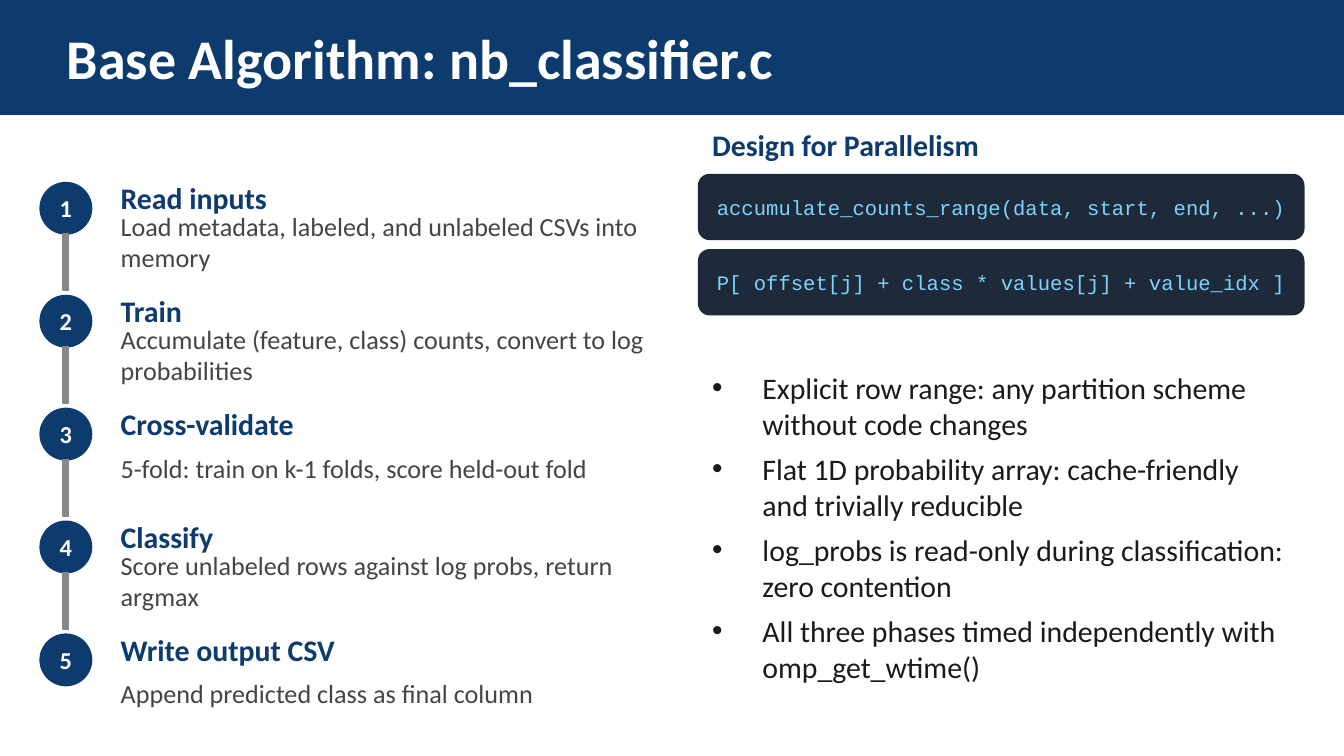
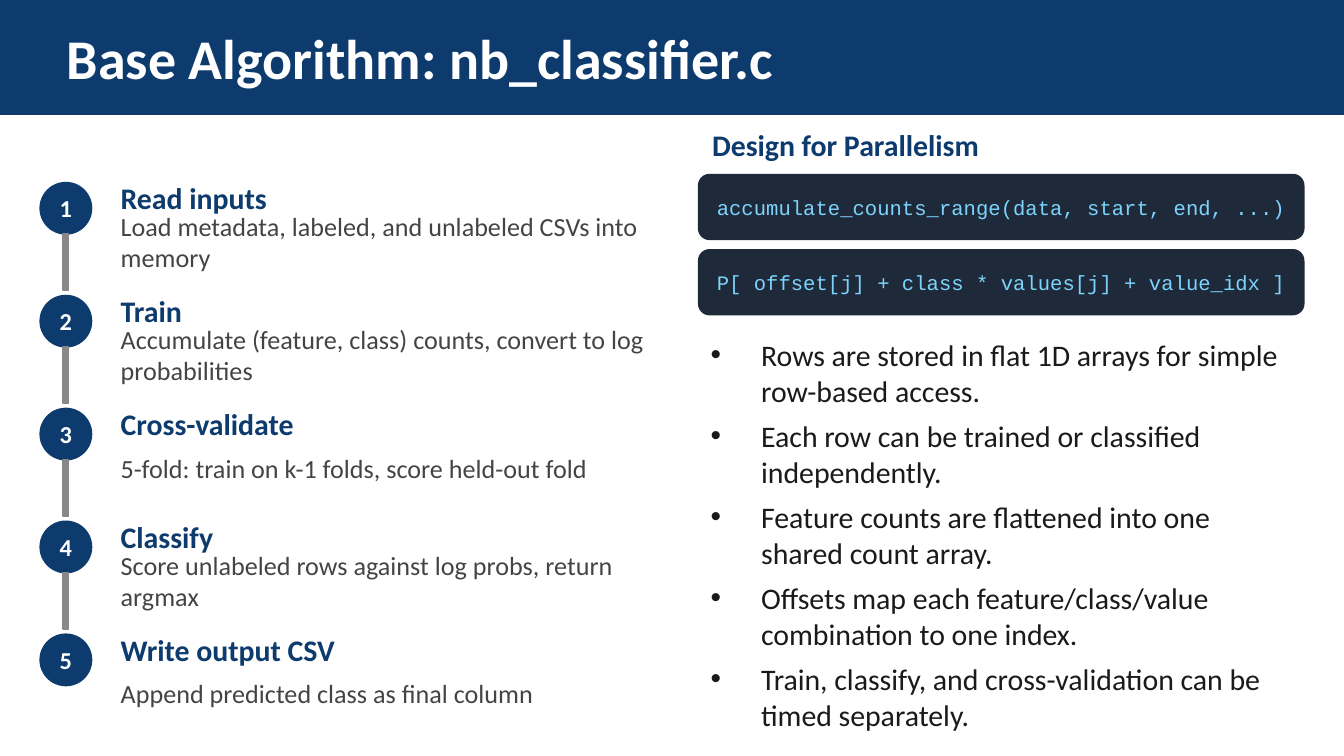
Before and after one commit to jhffmn82/IT388_parallel_processing_bayesian_classifier, a slide deck: slide 4 of IT388_ParallelNaiveBayes_Final.pptx. Drawn at 1344x756 pixels with LibreOffice and Linux fonts; fonts in the diff are those of the drawing. Boxes give left, top, right and bottom in pixels: in the first picture for what was removed or moved away, otherwise in the second. Text is boxed around its words. In the diff, an @@ line names an element or a change of style, - is before the commit and + after.

```diff
--- a/IT388_ParallelNaiveBayes_Final.pptx
+++ b/IT388_ParallelNaiveBayes_Final.pptx
@@ text at [761,345,1278,731]: text changed @@
-• Explicit row range: any partition scheme without code changes
-• Flat 1D probability array: cache-friendly and trivially reducible
-• log_probs is read-only during classification: zero contention
-• All three phases timed independently with omp_get_wtime()
+• Rows are stored in flat 1D arrays for simple row-based access.
+• Each row can be trained or classified independently.
+• Feature counts are flattened into one shared count array.
+• Offsets map each feature/class/value combination to one index.
+• Train, classify, and cross-validation can be timed separately.
```
Also in this commit, not shown: 7 other slides changed, 4 other files.
